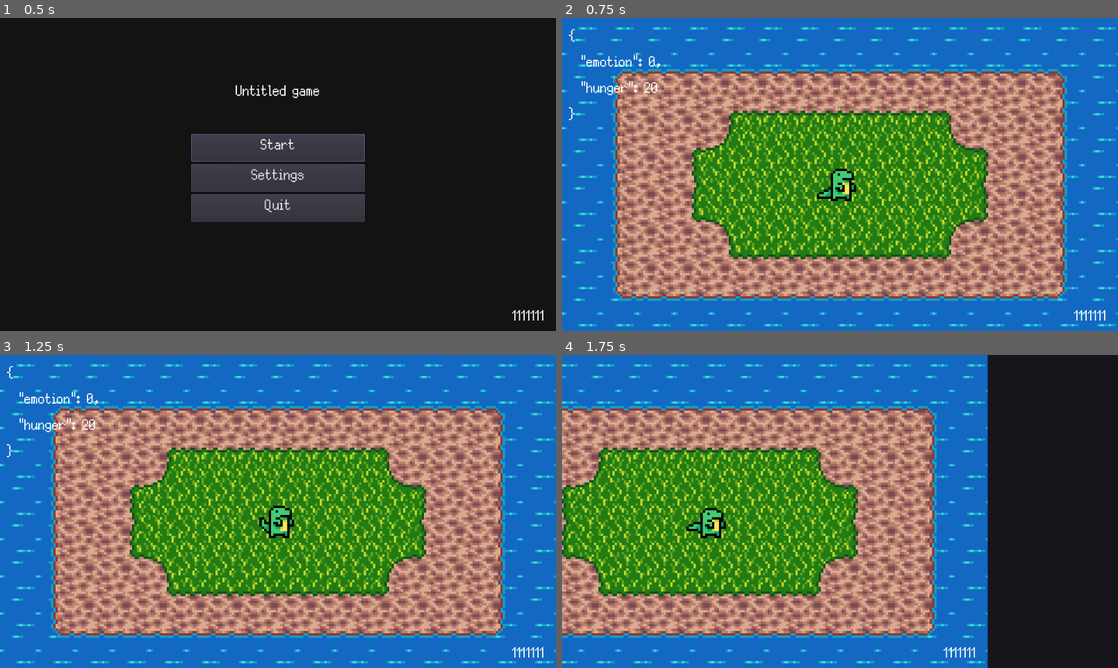
Above: before the commit, frames 1-4 (two rows, left to right).
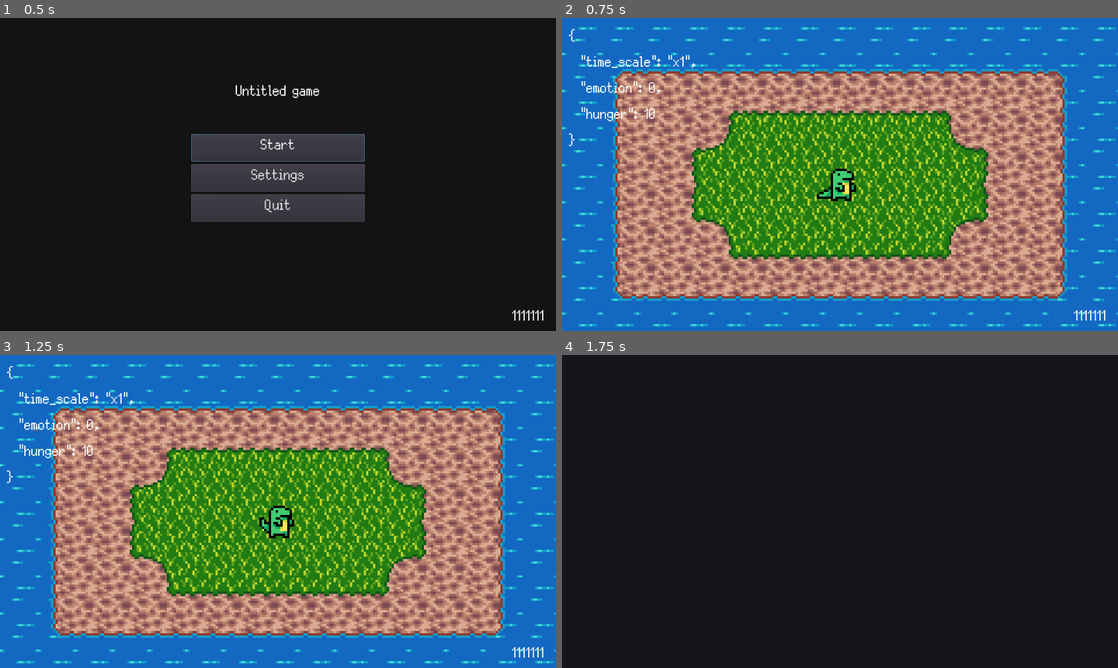
Above: after the commit, the same moments.

Repository: colinbellino/ai-and-games-2022
Game: Godot game, scene res://media/scenes/main.tscn
Same seed, same stepped clock (60 frames per second), same inputs: the game is played once before the commit and once after it.
Inputs (mouse positions are in pixels of both pictures, inside the frame that each line leads up to):
- Up to frame 1 (0.5 s): no input
- Up to frame 2 (0.75 s): click "Start" at 0.5 s
- Up to frame 3 (1.25 s): no input
- Up to frame 4 (1.75 s): move the mouse to (840, 520) at 1.27 s; hold D (move_right) from 1.28 s (still down); hold Shift from 1.28 s (still down); click (840, 520) at 1.42 s

Frame 1 is identical in both runs. In frame 2, 0.6% of the frame differs, in the area x 1-24%, y 11-41%; in frame 3, 0.6%; in frame 4, 77%, in the area x 0-77%, y 0-100%.

Commit message:
Press SHIFT to speed up time

Diff:
--- a/src/Game.gd
+++ b/src/Game.gd
@@ -92,10 +92,10 @@
             Globals.game_state_entered = true
             # Globals.creature.change_state(Enums.EntityStates.Asleep)
 
-        Globals.ui_debug.dump_label.text = JSON.print({
-            "emotion": Globals.emotion,
-            "hunger": Globals.hunger,
-        }, "  ")
+        if Input.is_key_pressed(KEY_SHIFT):
+            Engine.time_scale = 10
+        else:
+            Engine.time_scale = 1
 
         if Input.is_action_pressed("move_up"):
             Globals.camera.position.y -= 500.0 * delta
@@ -109,6 +109,12 @@
         if Input.is_action_pressed("move_left"):
             Globals.camera.position.x -= 500.0 * delta
             # Globals.creature.position.x -= 120.0 * delta
+
+        Globals.ui_debug.dump_label.text = JSON.print({
+            "time_scale": "x%s" % [Engine.time_scale],
+            "emotion": Globals.emotion,
+            "hunger": Globals.hunger,
+        }, "  ")
 
 static func button_start_pressed() -> void:
     start_game(Globals.settings.level)
--- a/src/behaviours/Hunger.gd
+++ b/src/behaviours/Hunger.gd
@@ -1,34 +1,39 @@
 class_name Hunger extends Behaviour
 
-const STARTING_HUNGER := 20 # Start the dino a little hungry
-const MAX_HUNGER := 60 # Fullness trying 60 to represent 1 minute
-const HUNGER_TICKS := 3 # Hunger ticks every
-const EMOTION_TICKS := 5 # Check for emotional impact every
-const EMOTIONAL_THRESHOLD := 10 # Threshold for emotional impact
+const HUNGER_TICKS_IN_SECONDS := 3
+const HUNTER_START := 10 # Start the dino a little hungry
+const HUNTER_MAX := 60 # Fullness trying 60 to represent 1 minute
+const HUNTER_DOES_EMOTIONAL_DAMAGE_BELOW := 0
+const EMOTION_TICKS_IN_SECONDS := 10
+
+var hunger_timer : Timer
+var emotional_impact_timer : Timer
 
 func _ready() -> void:
-    Globals.hunger = STARTING_HUNGER
+    Globals.hunger = HUNTER_START
 
-    var hunger_timer = Timer.new()
+    hunger_timer = Timer.new()
     add_child(hunger_timer)
     hunger_timer.connect("timeout", self, "_hunger_timeout")
-    hunger_timer.one_shot = false # loop timer
-    hunger_timer.start(HUNGER_TICKS)
+    hunger_timer.start(HUNGER_TICKS_IN_SECONDS)
 
     # We might want something more global where we have
     # a number that changes based on factors that
-    # will hit emotion at specific intrivals
-    var emotional_impact_timer = Timer.new()
+    # will hit emotion at specific intervals
+    emotional_impact_timer = Timer.new()
     add_child(emotional_impact_timer)
     emotional_impact_timer.connect("timeout", self, "_emotional_impact_timeout")
-    emotional_impact_timer.one_shot = false # loop timer
-    emotional_impact_timer.start(EMOTION_TICKS)
+    emotional_impact_timer.start(EMOTION_TICKS_IN_SECONDS)
+
+func _exit_tree() -> void:
+    remove_child(hunger_timer)
+    remove_child(emotional_impact_timer)
 
 func _hunger_timeout():
     Globals.hunger -= 1
-    print("[HUNGER] ticked: ", Globals.hunger)
+    # print("[HUNGER] ticked: ", Globals.hunger)
 
 func _emotional_impact_timeout():
-    if Globals.hunger <= EMOTIONAL_THRESHOLD:
+    if Globals.hunger < HUNTER_DOES_EMOTIONAL_DAMAGE_BELOW:
         Globals.emotion -= 1
         print("[HUNGER] emotional impact: ", Globals.emotion)
